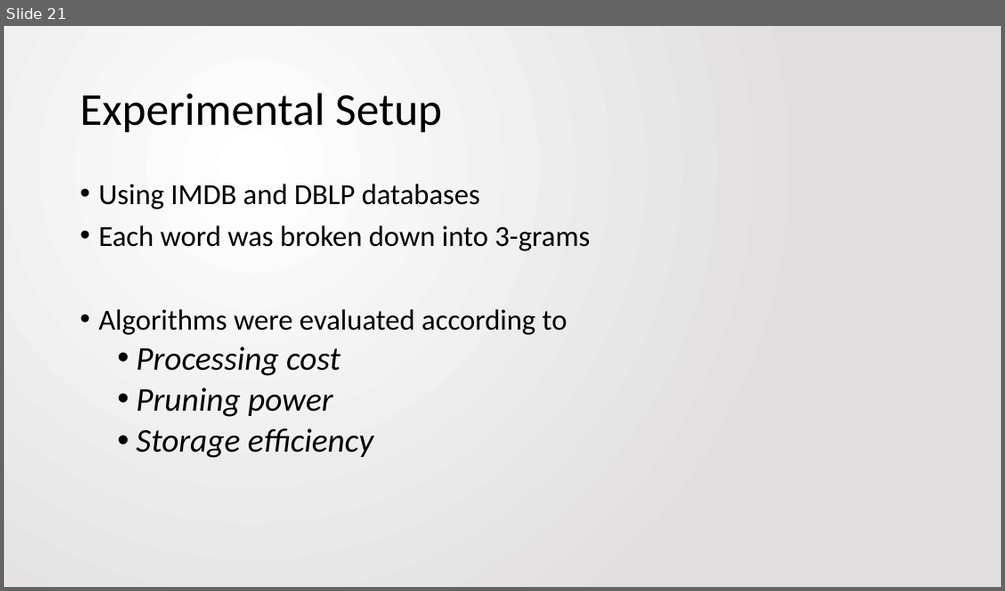
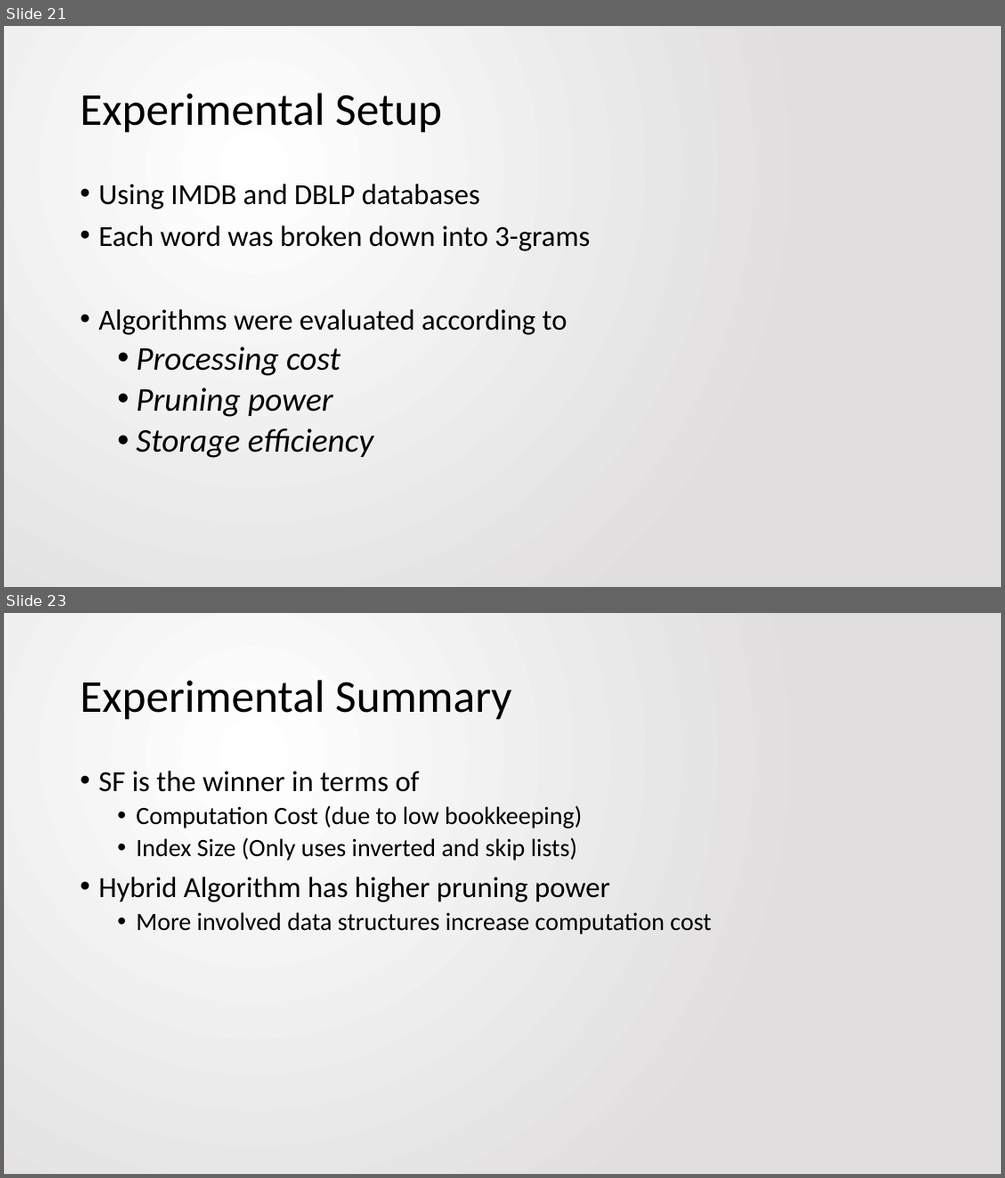
Before and after one commit to jbfitz/EECS405, a slide deck: Paper Presentation/EECS405.PattersonFitzpatrick.PaperPresentation.pptx. Shown one above the other, each under a label of ours: slide 21 before the commit, slides 21 and 23 after it; the slides between them are not shown. The pictures are 1005x591 and 1005x1178 pixels, drawn with LibreOffice and Linux fonts; fonts in the diff are those of the drawing. Boxes give left, top, right and bottom in pixels: in the first picture for what was removed or moved away, otherwise in the second. Text is boxed around its words. In the diff, an @@ line names an element or a change of style, - is before the commit and + after.

```diff
--- a/Paper Presentation/EECS405.PattersonFitzpatrick.PaperPresentation.pptx
+++ b/Paper Presentation/EECS405.PattersonFitzpatrick.PaperPresentation.pptx
@@ slide 23 added at (4, 613, 1001, 1174), background gradient #FFFFFF to #E1DFDF @@
@@ title added at (80, 680, 511, 720), 44 pt, text #000000 @@
+Experimental Summary
@@ text added at (98, 771, 711, 934), 24 pt, text #000000 @@
+• SF is the winner in terms of
+  • Computation Cost (due to low bookkeeping)
+  • Index Size (Only uses inverted and skip lists)
+• Hybrid Algorithm has higher pruning power
+  • More involved data structures increase computation cost
```
Also in this commit, not shown: 1 slide changed, 1 other slide added, 1 slide removed.
